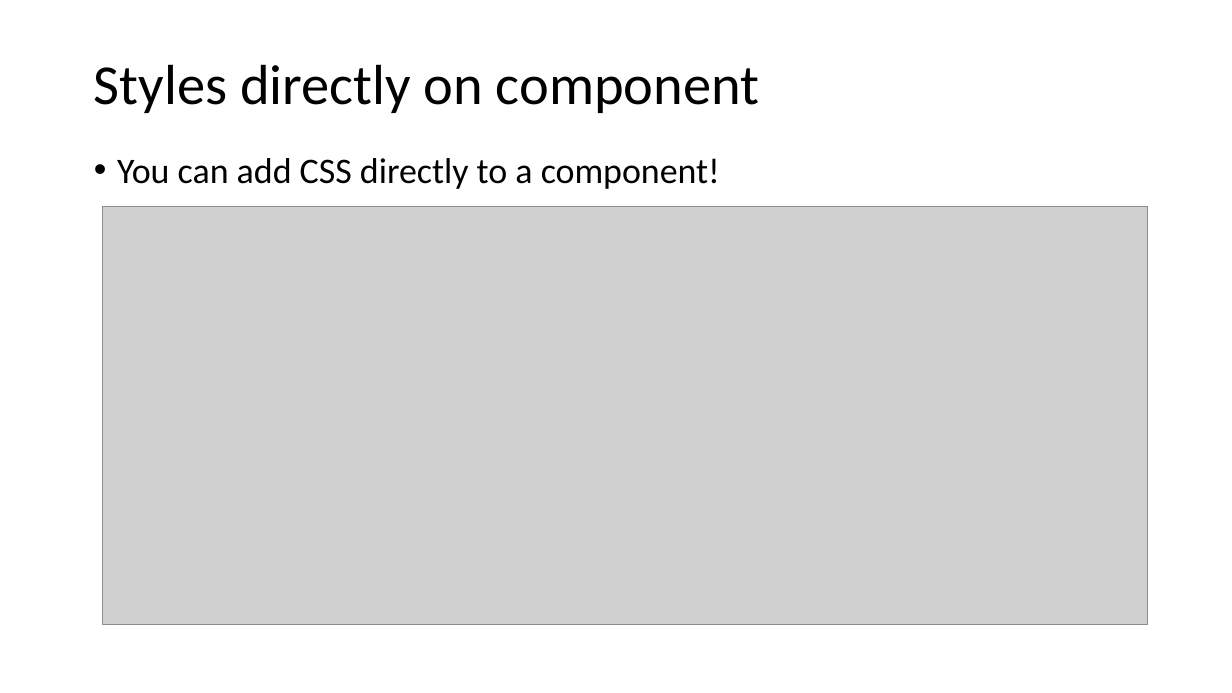
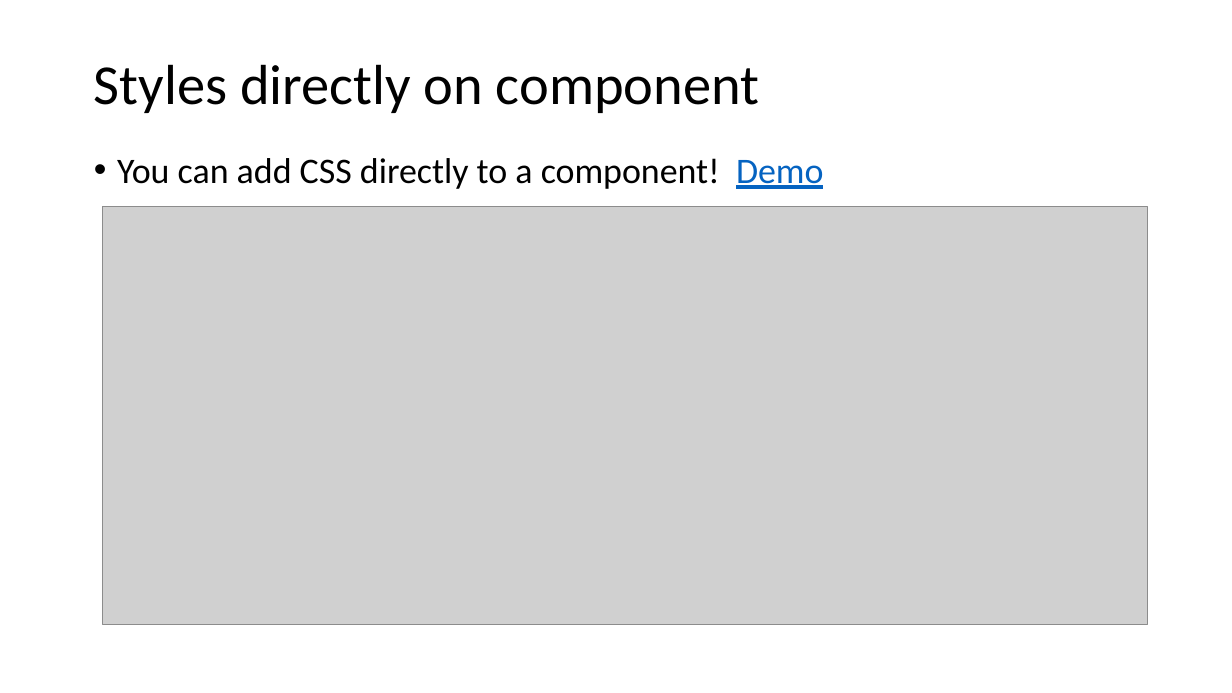
Before and after one commit to schneidenbach/Angular2-AspNetCore-TypeScript-Workshop, a slide deck: slide 7 of slides/4 - Pipes and styling.pptx. Drawn at 1232x693 pixels with LibreOffice and Linux fonts; fonts in the diff are those of the drawing; grey boxes stand for pictures. Boxes give left, top, right and bottom in pixels: in the first picture for what was removed or moved away, otherwise in the second. Text is boxed around its words. In the diff, an @@ line names an element or a change of style, - is before the commit and + after.

```diff
--- a/slides/4 - Pipes and styling.pptx
+++ b/slides/4 - Pipes and styling.pptx
@@ text at <box>117,158,824,189</box>: text changed @@
-• You can add CSS directly to a component!
+• You can add CSS directly to a component! Demo
```
Also in this commit, not shown: 1 other slide changed, 3 slides added, 2 slides removed, 23 other files.
